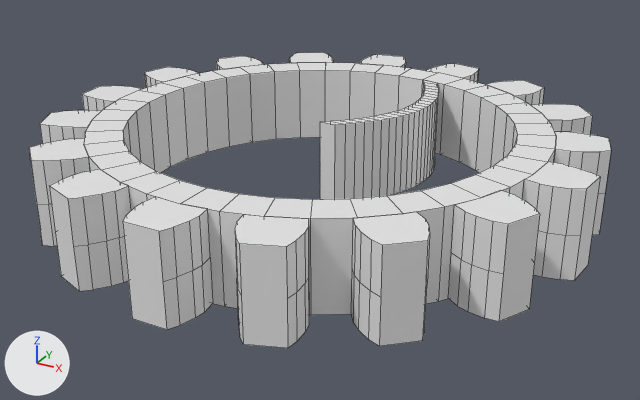
Two versions of the Blender file gear_1.blend, one commit apart.
Before and after are seen from a 50 mm lens placed at (0.479, -0.871, 0.435), pointed at (0.009, -0.017, 0.008). Every picture has the same lights, and +X, +Y and +Z are marked at lower left. Mesh edges are drawn as thin lines.
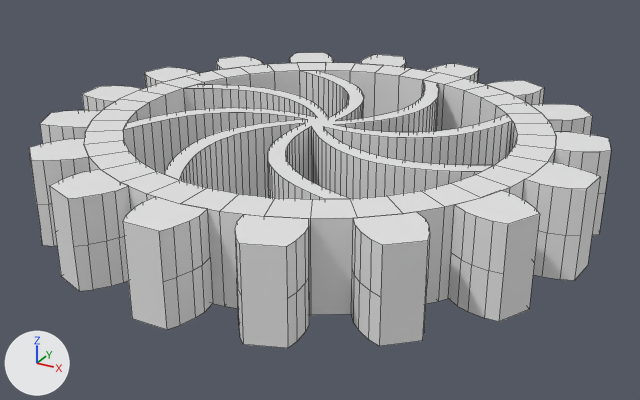
Boxes (x1, y1, x2, y2) around the edits, measured in the pictures (640 x 400 px):
'Twirl.002', added: after (123, 70, 512, 199)
'NurbsPath', deleted: before (320, 80, 439, 199)

Diff of the bpy script that builds the scene:
```diff
--- a/gear_1.blend.py
+++ b/gear_1.blend.py
@@ me_mesh_003 @@
+me_mesh_003.from_pydata(...)  # 754 vertices, 378 faces; spans x -0.224..0.224, y -0.224..0.224, z 0.0..0.1
@@ ob_nurbspath @@
-ob_nurbspath = bpy.data.objects.new('NurbsPath', me_mesh_004)
-ob_nurbspath.location = (0.0, 0.0, 0.0)
@@ ob_twirl_002 @@
+ob_twirl_002 = bpy.data.objects.new('Twirl.002', me_mesh_003)
+ob_twirl_002.location = (0.0, 0.0, 0.0)
```
